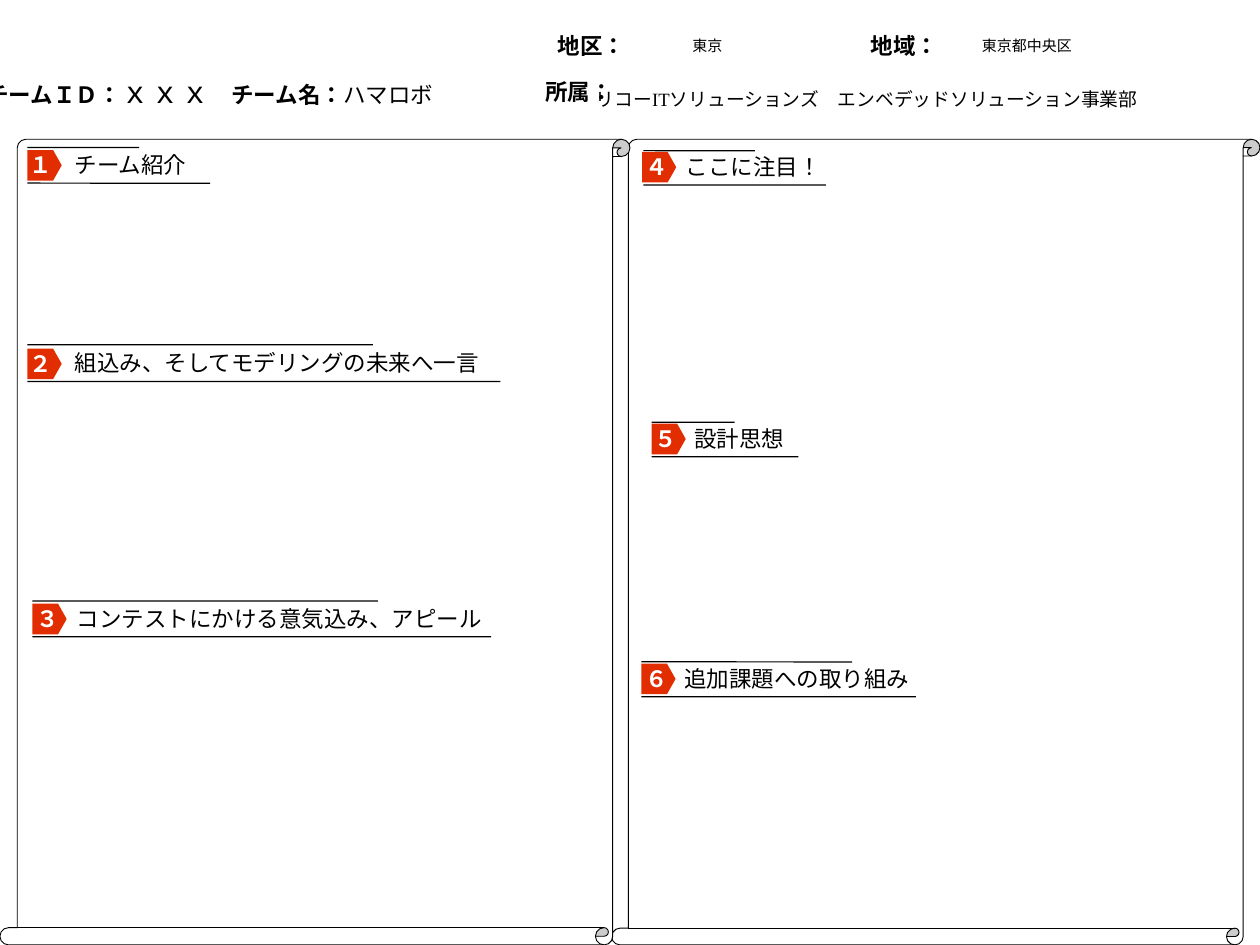
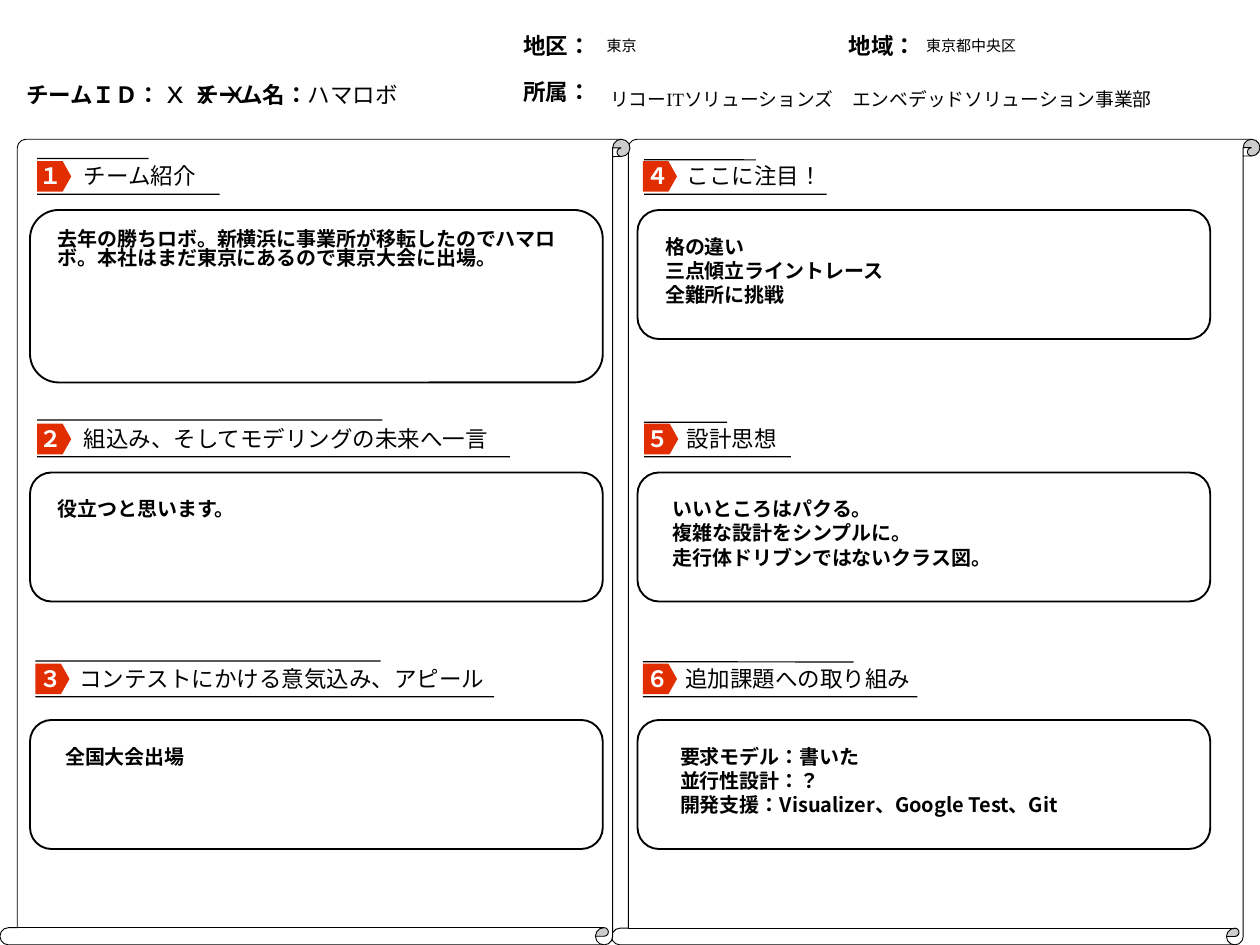
Before and after one commit to jrits/model2011, a slide deck: slide 1 of model_0/222_hamarobo_concept.ppt. Drawn at 1260x945 pixels with LibreOffice and Linux fonts; fonts in the diff are those of the drawing; background and template pictures are left out. Boxes give left, top, right and bottom in pixels: in the first picture for what was removed or moved away, otherwise in the second. Text is boxed around its words. In the diff, an @@ line names an element or a change of style, - is before the commit and + after.

Commit message:
コンセプトシートスタート

```diff
--- a/model_0/222_hamarobo_concept.ppt
+++ b/model_0/222_hamarobo_concept.ppt
@@ 2 texts, 2 lines, 1 freeform shape: place and size @@
-2 texts, 2 lines, 1 freeform shape at bbox=[642, 150, 826, 185]
+2 texts, 2 lines, 1 freeform shape at bbox=[643, 160, 826, 194]
@@ 2 texts, 2 lines, 1 freeform shape: place and size @@
-2 texts, 2 lines, 1 freeform shape at bbox=[28, 148, 210, 183]
+2 texts, 2 lines, 1 freeform shape at bbox=[37, 158, 220, 194]
@@ rounded rectangle added at bbox=[30, 210, 602, 382], outline #000000 1.5 pt @@
@@ text added at bbox=[58, 229, 556, 267], 16 pt, text #000000, bold @@
+去年の勝ちロボ。新横浜に事業所が移転したのでハマロボ。本社はまだ東京にあるので東京大会に出場。
@@ rounded rectangle added at bbox=[637, 210, 1210, 338], outline #000000 1.5 pt @@
@@ text added at bbox=[665, 237, 883, 304], 16 pt, text #000000, bold @@
+格の違い
+三点傾立ライントレース
+全難所に挑戦
@@ alignment centre to left in 20 elements at bbox=[26, 85, 250, 104], bbox=[523, 81, 591, 102], bbox=[610, 90, 1152, 108], bbox=[523, 35, 591, 56], bbox=[607, 38, 637, 53], bbox=[849, 35, 917, 56], bbox=[926, 38, 1016, 53], bbox=[196, 84, 398, 105], bbox=[647, 670, 669, 688], bbox=[685, 668, 910, 689], bbox=[687, 428, 777, 449], bbox=[647, 430, 669, 448], bbox=[647, 167, 669, 184], bbox=[687, 165, 822, 186], bbox=[84, 165, 196, 186], bbox=[39, 167, 61, 184], bbox=[79, 668, 484, 689], bbox=[39, 670, 61, 688], bbox=[84, 428, 488, 449], bbox=[39, 430, 61, 447] @@
@@ 2 texts, 2 lines, 1 freeform shape: place and size @@
-2 texts, 2 lines, 1 freeform shape at bbox=[28, 345, 500, 382]
+2 texts, 2 lines, 1 freeform shape at bbox=[37, 420, 510, 456]
@@ text "５": place and size @@
-text "５" at bbox=[654, 430, 676, 448]
+text "５" at bbox=[647, 430, 669, 448]
@@ text "設計思想": place and size @@
-text "設計思想" at bbox=[694, 428, 784, 449]
+text "設計思想" at bbox=[687, 428, 777, 449]
@@ rounded rectangle added at bbox=[30, 472, 602, 601], outline #000000 1.5 pt @@
@@ rounded rectangle added at bbox=[637, 472, 1210, 601], outline #000000 1.5 pt @@
@@ 2 lines, 1 freeform shape: place and size @@
-2 lines, 1 freeform shape at bbox=[652, 422, 798, 456]
+2 lines, 1 freeform shape at bbox=[644, 422, 791, 456]
@@ text added at bbox=[58, 499, 235, 518], 16 pt, text #000000, bold @@
+役立つと思います。
@@ text added at bbox=[673, 499, 991, 567], 16 pt, text #000000, bold @@
+いいところはパクる。
+複雑な設計をシンプルに。
+走行体ドリブンではないクラス図。
@@ text "コンテストにかける意気込み、アピール": place and size @@
-text "コンテストにかける意気込み、アピール" at bbox=[76, 608, 481, 629]
+text "コンテストにかける意気込み、アピール" at bbox=[79, 668, 484, 689]
@@ freeform shape at bbox=[643, 663, 677, 694]: outline redrawn @@
@@ 2 lines, 1 text, 1 freeform shape: place and size @@
-2 lines, 1 text, 1 freeform shape at bbox=[32, 601, 491, 636]
+2 lines, 1 text, 1 freeform shape at bbox=[35, 662, 494, 697]
@@ rounded rectangle added at bbox=[30, 720, 602, 849], outline #000000 1.5 pt @@
@@ text added at bbox=[65, 747, 185, 766], 16 pt, text #000000, bold @@
+全国大会出場
@@ rounded rectangle added at bbox=[637, 720, 1210, 849], outline #000000 1.5 pt @@
@@ text added at bbox=[680, 747, 1058, 817], 16 pt, text #000000, bold @@
+要求モデル：書いた
+並行性設計：？
+開発支援：Visualizer、Google Test、Git
```
Also in this commit, not shown: 1 other slide changed, 1 slide added, 1 other file.
